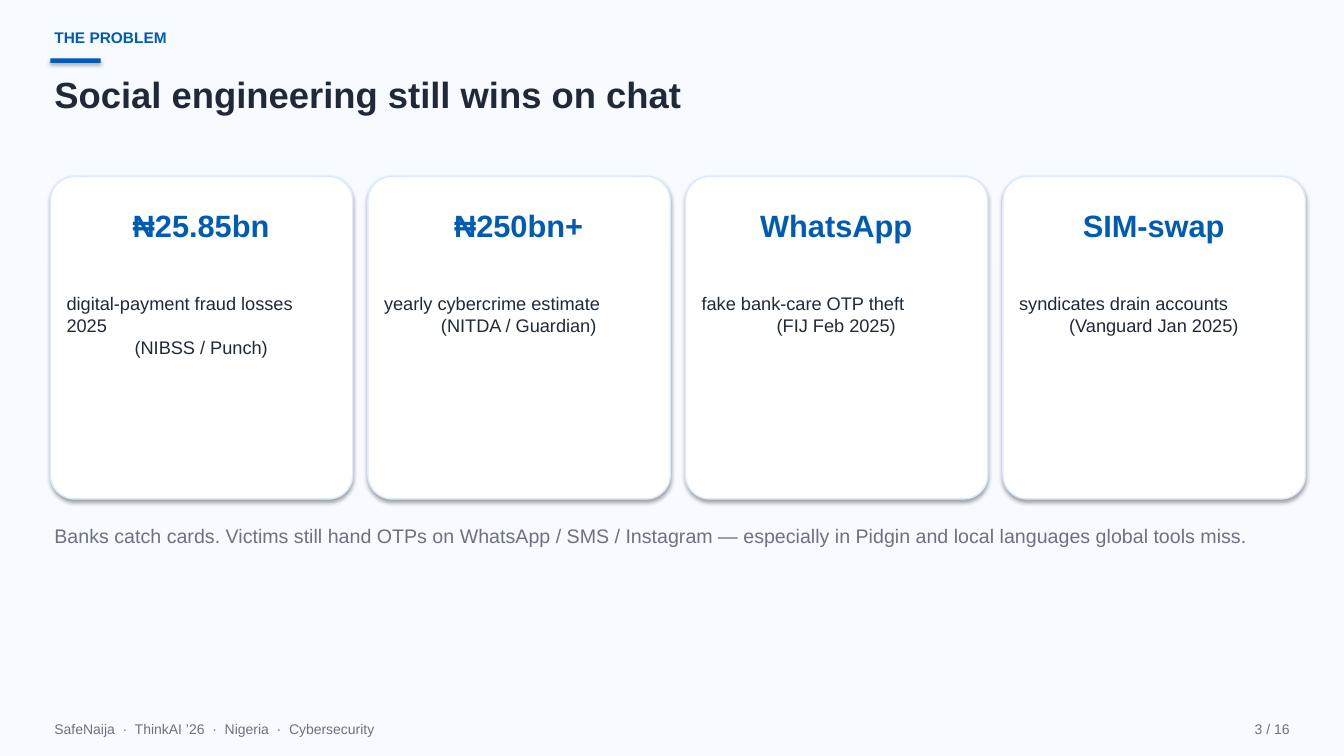
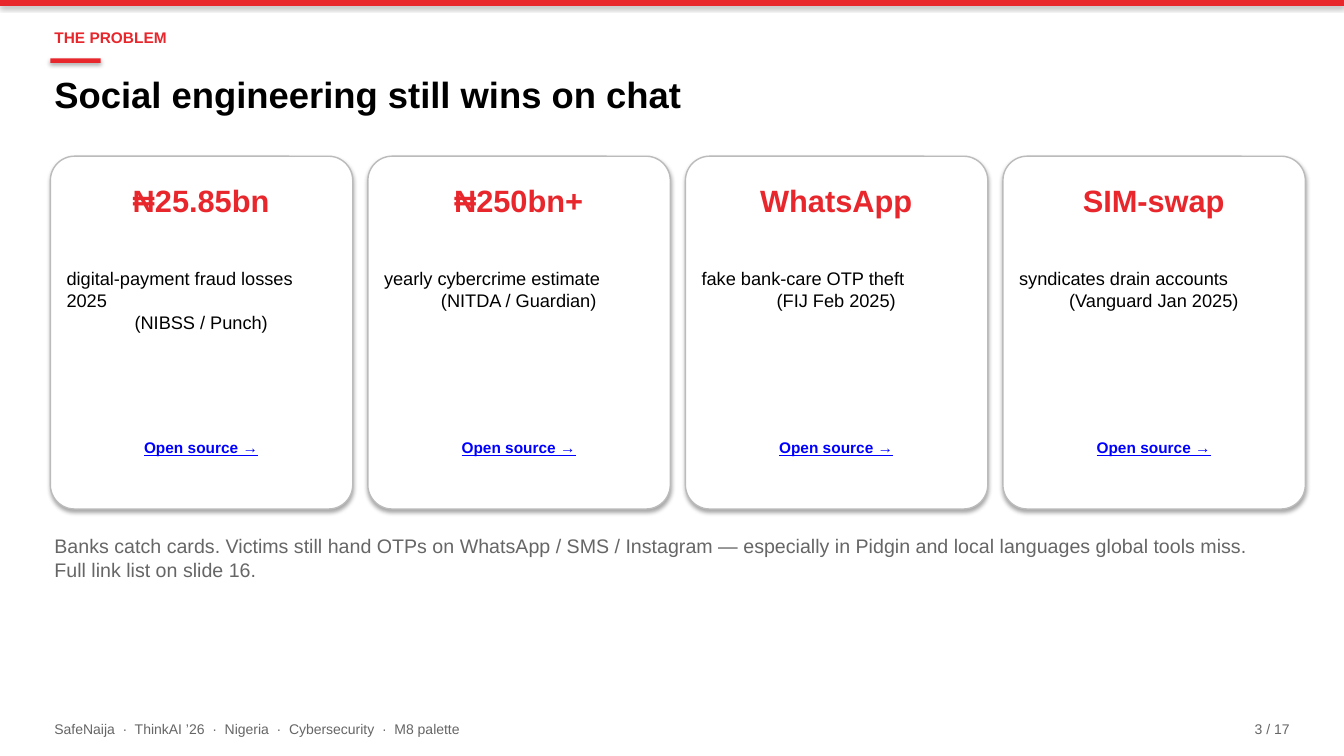
Before and after one commit to Shreeya1-pixel/SafeNajia, a slide deck: slide 3 of outputs/SafeNaija.pptx. Drawn at 1344x756 pixels with LibreOffice and Linux fonts; fonts in the diff are those of the drawing. Boxes give left, top, right and bottom in pixels: in the first picture for what was removed or moved away, otherwise in the second. Text is boxed around its words. In the diff, an @@ line names an element or a change of style, - is before the commit and + after.

```diff
--- a/outputs/SafeNaija.pptx
+++ b/outputs/SafeNaija.pptx
@@ rectangle at (0,0,1344,756): fill #F7FBFF to #FFFFFF @@
@@ rectangle added at (0,0,1344,6), fill #E8272D @@
@@ rectangle at (50,58,101,63): fill #005BB5 to #E8272D @@
@@ rounded rectangle: place and size @@
-rounded rectangle at (50,176,353,499)
+rounded rectangle at (50,156,353,509)
@@ outline #DBEAFE 1 pt to #BBBBBB 1 pt in 3 elements at (686,156,988,509), (50,156,353,509), (368,156,670,509) @@
@@ rounded rectangle: place and size @@
-rounded rectangle at (368,176,670,499)
+rounded rectangle at (368,156,670,509)
@@ rounded rectangle: place and size @@
-rounded rectangle at (1003,176,1306,499)
+rounded rectangle at (686,156,988,509)
@@ rounded rectangle removed at (686,176,988,499) @@
@@ rounded rectangle added at (1003,156,1306,509), fill #FFFFFF, outline #BBBBBB 1 pt @@
@@ text colour #005BB5 to #E8272D in 5 elements at (54,32,167,43), (133,189,270,213), (454,189,583,213), (760,189,912,217), (1083,190,1225,217) @@
@@ 4 texts: place and size @@
-4 texts at (133,214,1225,243)
+4 texts at (133,189,1225,217)
@@ text "digital-payment fraud losses 2025 (NIBSS ...": place and size @@
-text "digital-payment fraud losses 2025 (NIBSS ..." at (67,296,292,358)
+text "digital-payment fraud losses 2025 (NIBSS ..." at (67,271,292,333)
@@ text "yearly cybercrime estimate (NITDA / ...": place and size @@
-text "yearly cybercrime estimate (NITDA / ..." at (384,296,600,336)
+text "yearly cybercrime estimate (NITDA / ..." at (384,271,600,311)
@@ text "fake bank-care OTP theft (FIJ ...": place and size @@
-text "fake bank-care OTP theft (FIJ ..." at (702,296,904,336)
+text "fake bank-care OTP theft (FIJ ..." at (702,271,904,311)
@@ text colour #1F2937 to #000000 in 5 elements at (54,81,681,116), (67,271,292,333), (384,271,600,311), (702,271,904,311), (1019,271,1238,311) @@
@@ text "syndicates drain accounts (Vanguard Jan ...": place and size @@
-text "syndicates drain accounts (Vanguard Jan ..." at (1019,296,1238,336)
+text "syndicates drain accounts (Vanguard Jan ..." at (1019,271,1238,311)
@@ text added at (144,442,239,456), 11 pt, text #0000FF, bold, underline @@
+Open source →
@@ text added at (462,442,556,456), 11 pt, text #0000FF, bold, underline @@
+Open source →
@@ text added at (779,442,874,456), 11 pt, text #0000FF, bold, underline @@
+Open source →
@@ text added at (1097,442,1191,456), 11 pt, text #0000FF, bold, underline @@
+Open source →
@@ text at (54,539,1246,577): text changed; text colour #6B7280 to #666666 @@
-Banks catch cards. Victims still hand OTPs on WhatsApp / SMS / Instagram — especially in Pidgin and local languages global tools miss.
+Banks catch cards. Victims still hand OTPs on WhatsApp / SMS / Instagram — especially in Pidgin and local languages global tools miss. Full link list on slide 16.
@@ text at (54,724,460,737): text changed; text colour #6B7280 to #666666 @@
-SafeNaija · ThinkAI ’26 · Nigeria · Cybersecurity
+SafeNaija · ThinkAI ’26 · Nigeria · Cybersecurity · M8 palette
@@ text at (1255,724,1290,734): text changed; text colour #6B7280 to #666666 @@
-3 / 16
+3 / 17
```
Also in this commit, not shown: 15 other slides changed, 1 slide added, 3 other files.
